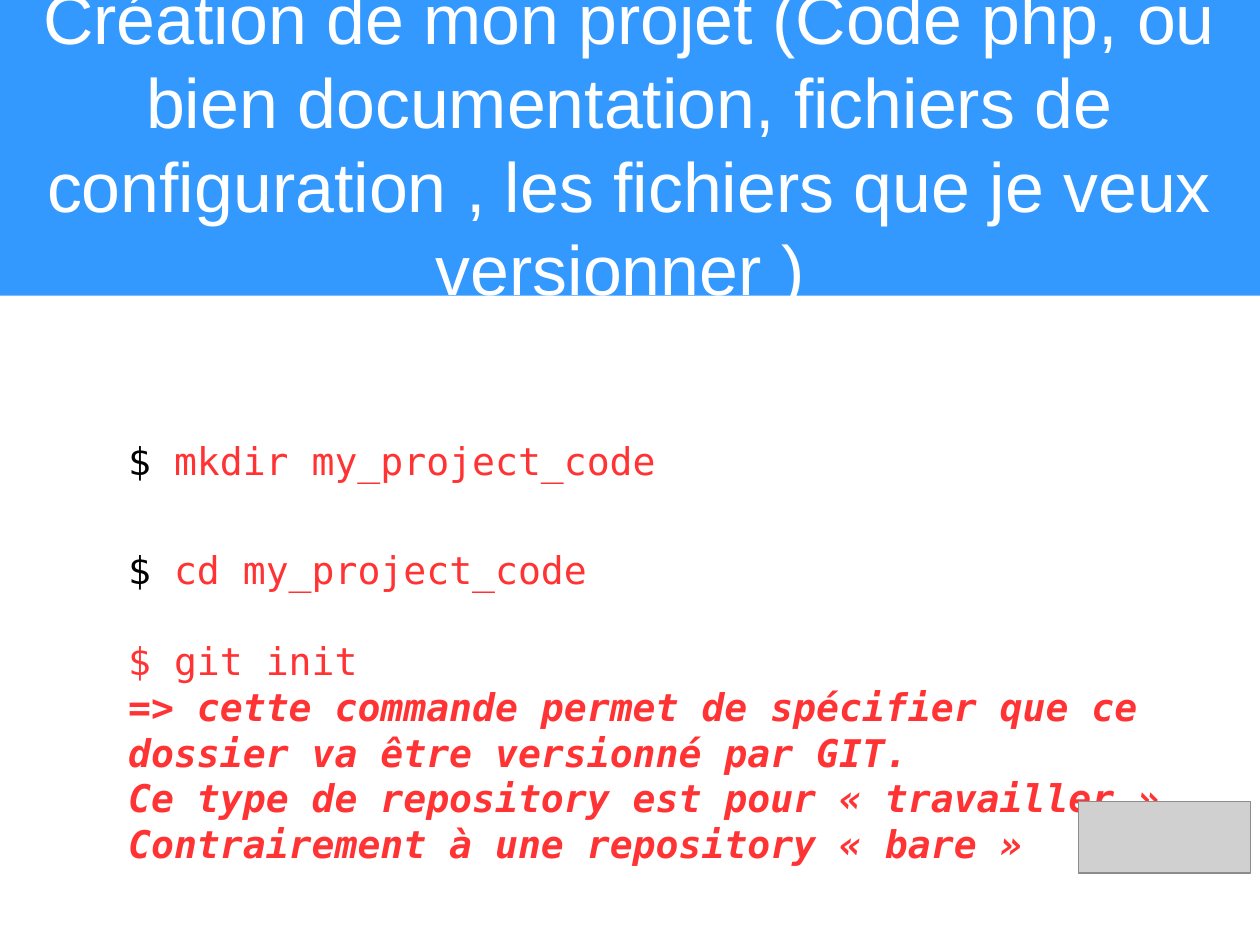
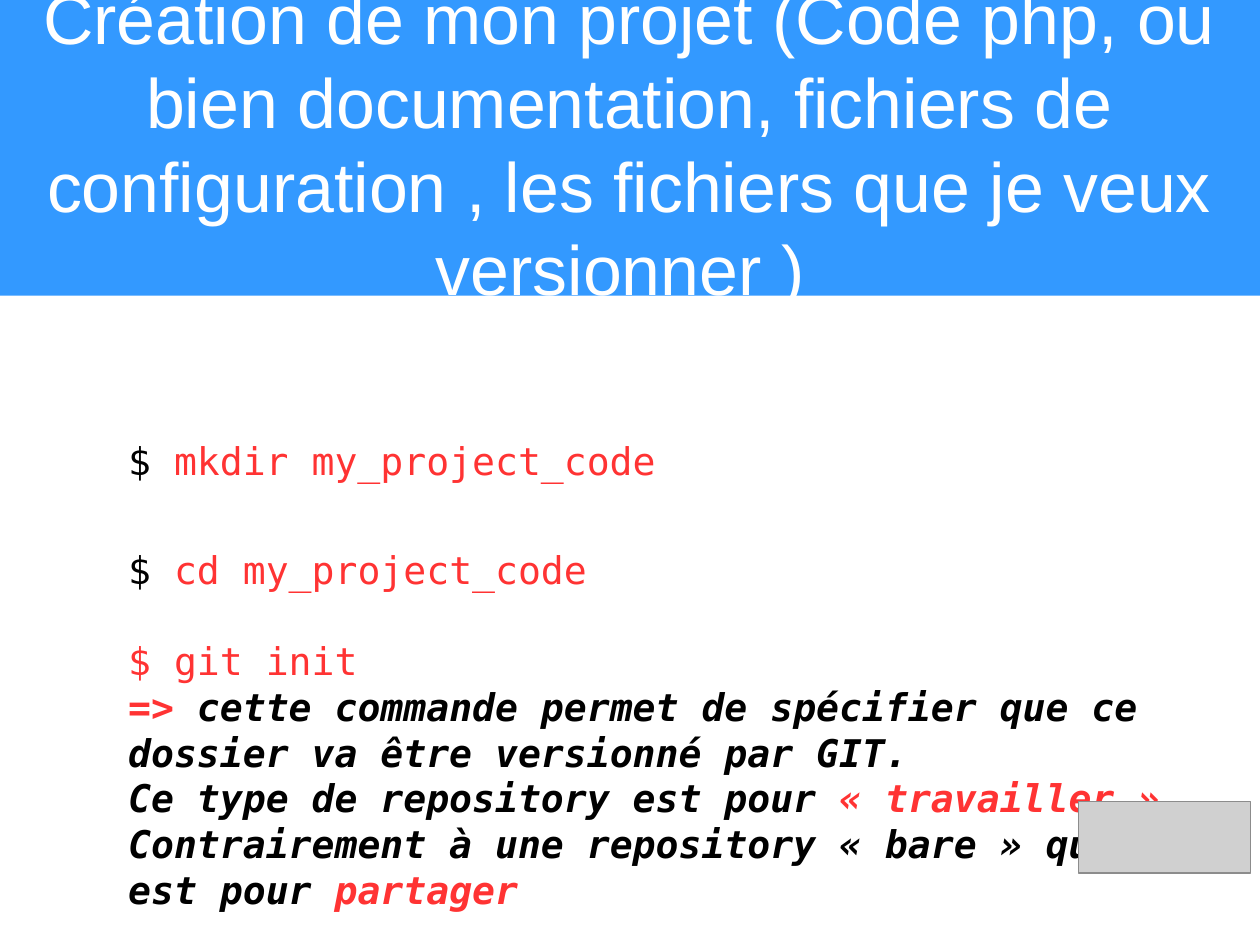
Before and after one commit to heylve/current, a slide deck: slide 5 of Presentations/git_explained.odp. Drawn at 1260x945 pixels with LibreOffice and Linux fonts; fonts in the diff are those of the drawing; grey boxes stand for pictures. Boxes give left, top, right and bottom in pixels: in the first picture for what was removed or moved away, otherwise in the second. Text is boxed around its words. In the diff, an @@ line names an element or a change of style, - is before the commit and + after.

```diff
--- a/Presentations/git_explained.odp
+++ b/Presentations/git_explained.odp
@@ text at <box>128,690,1137,821</box>: text colour #FF3333 to #000000 in "cette commande permet de spécifier que ce ...", "Ce type de repository est pour" @@
@@ text at <box>128,827,1115,912</box>: text changed; text colour #FF3333 to #000000 @@
-Contrairement à une repository « bare »
+Contrairement à une repository « bare » qui est pour partager
```
Also in this commit, not shown: 5 other slides changed, 1 slide added, 1 other file.
